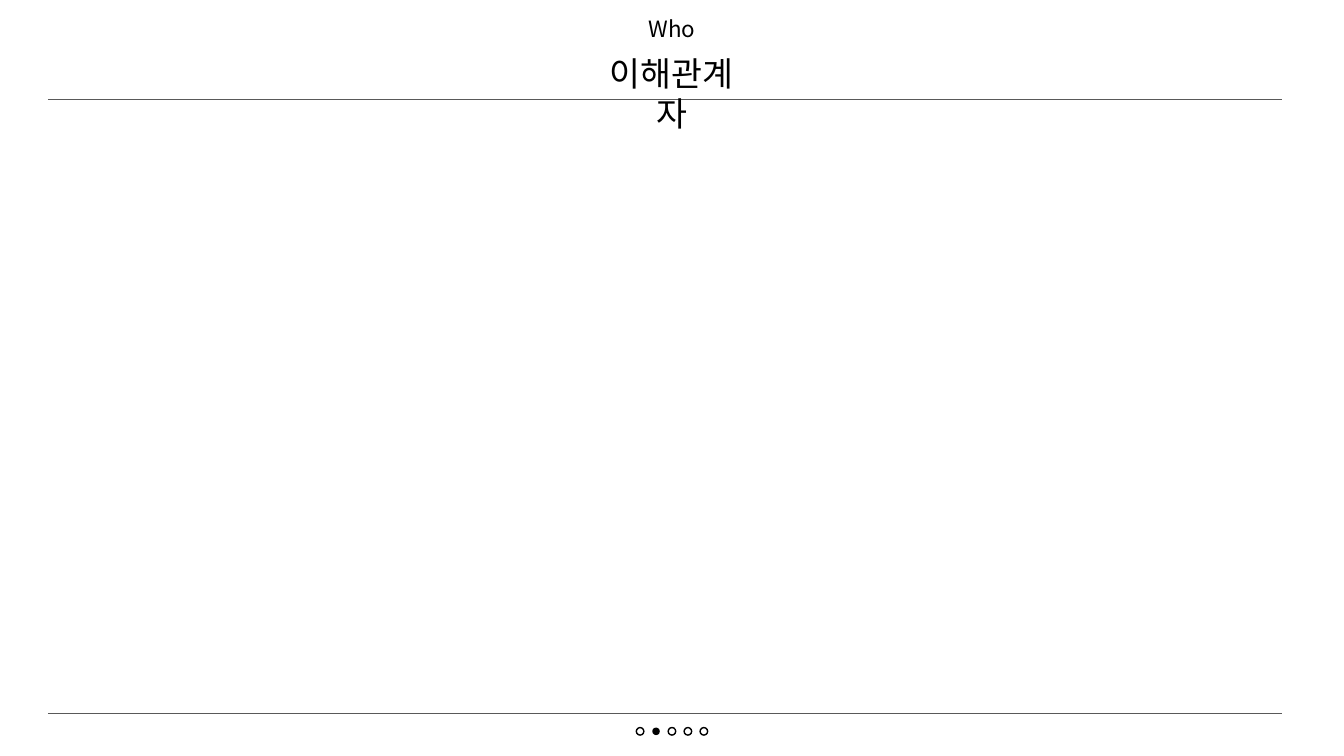
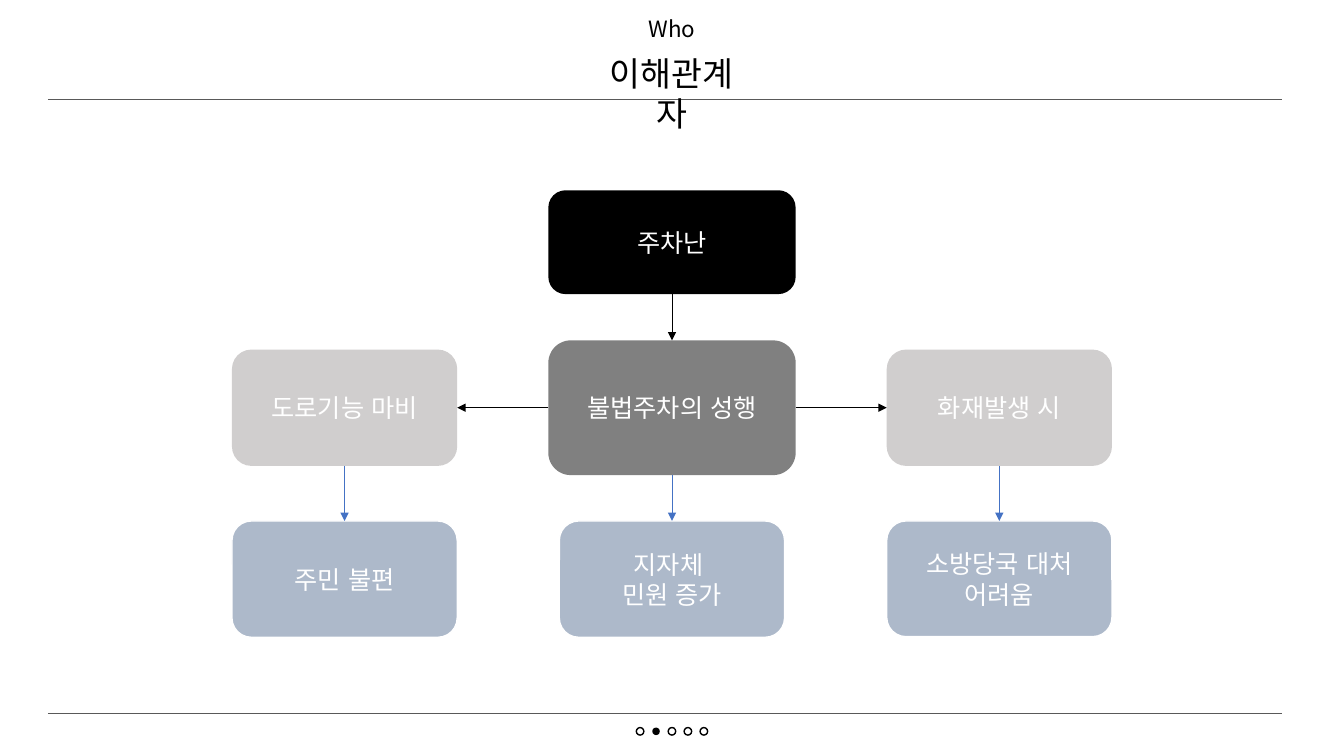
Before and after one commit to dev-EthanJ/ML_DL_parking_prediction, a slide deck: slide 5 of 주차수요예측.pptx. Drawn at 1344x756 pixels with LibreOffice and Linux fonts; fonts in the diff are those of the drawing. Boxes give left, top, right and bottom in pixels: in the first picture for what was removed or moved away, otherwise in the second. Text is boxed around its words. In the diff, an @@ line names an element or a change of style, - is before the commit and + after.

```diff
--- a/주차수요예측.pptx
+++ b/주차수요예측.pptx
@@ rounded rectangle added at (548, 191, 796, 294), fill #000000, 18 pt, text #FFFFFF @@
+주차난
@@ arrow added from (673, 294) to (673, 341), #000000 0.5 pt @@
@@ rounded rectangle added at (232, 350, 457, 466), fill #D0CECE, 18 pt, text #FFFFFF @@
+도로기능 마비
@@ rounded rectangle added at (548, 341, 796, 476), fill #808080, 18 pt, text #FFFFFF @@
+불법주차의 성행
@@ rounded rectangle added at (887, 350, 1112, 466), fill #D0CECE, 18 pt, text #FFFFFF @@
+화재발생 시
@@ arrow added from (548, 408) to (458, 408), #000000 0.5 pt @@
@@ arrow added from (796, 408) to (887, 408), #000000 0.5 pt @@
@@ arrow added from (345, 466) to (345, 521), #4472C4 0.5 pt @@
@@ arrow added from (673, 475) to (673, 521), #4472C4 0.5 pt @@
@@ arrow added from (999, 466) to (999, 521), #4472C4 0.5 pt @@
@@ rounded rectangle added at (232, 521, 457, 637), fill #ADB9CA, outline #FFFFFF 1 pt, 18 pt, text #FFFFFF @@
+주민 불편
@@ rounded rectangle added at (560, 521, 784, 637), fill #ADB9CA, outline #FFFFFF 1 pt, 18 pt, text #FFFFFF @@
+지자체
+민원 증가
@@ rounded rectangle added at (887, 521, 1112, 637), fill #ADB9CA, outline #FFFFFF 1 pt, 18 pt, text #FFFFFF @@
+소방당국 대처
+어려움
```
Also in this commit, not shown: 11 other slides changed, 1 other file.
